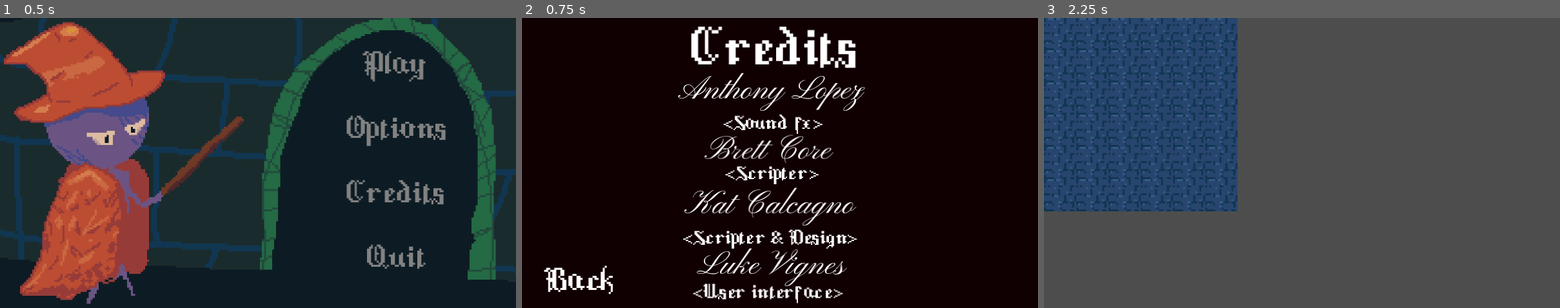
Above: before the commit, frames 1-3 (left to right).
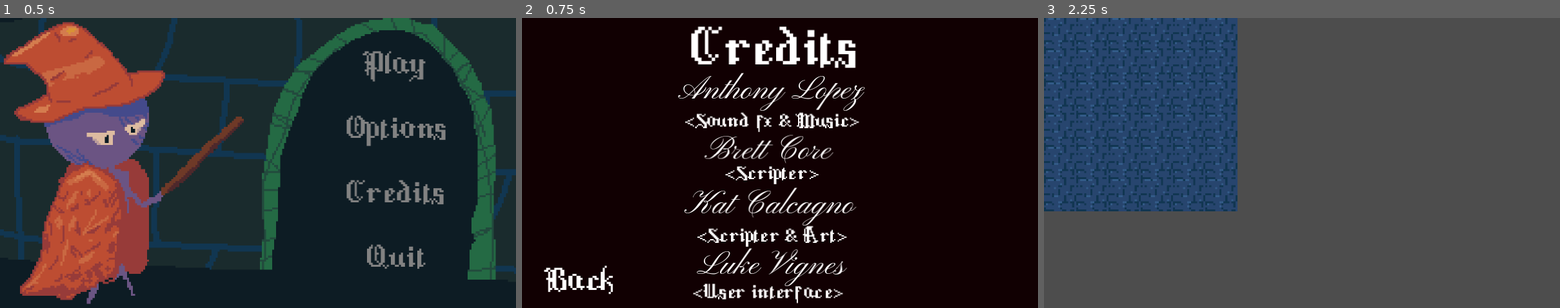
Above: after the commit, the same moments.

Repository: KatLuvsYa3/SELUGameJam26_Godot_Bros
Game: Godot game, scene res://test_scenes/titlecreennew.tscn
Same seed, same stepped clock (60 frames per second), same inputs: the game is played once before the commit and once after it.
Inputs:
- Up to frame 1 (0.5 s): no input
- Up to frame 2 (0.75 s): click "Credits" at 0.5 s
- Up to frame 3 (2.25 s): click "Back" at 1.25 s; click "Play" at 2 s

Frame 1 is identical in both runs. In frame 2, 1.8% of the frame differs, in the area x 31-66%, y 32-80%; in frame 3, nothing differs.
Error in both runs: Invalid call. Nonexistent function 'place_enemies' in base 'previously freed'. (res://main_scenes/Battle_Levels/Easy_Rolls/easy_level_test.gd:11)

Commit message:
dhasj

Diff:
--- a/scripts/audio_stream_player.gd
+++ b/scripts/audio_stream_player.gd
@@ -12,7 +12,7 @@
 	var audio_files = DirAccess.open(audio_files_path).get_files()
 	print(audio_files)
 	for file in audio_files:
-		if file.length() > 6 and (file.substr(file.length()-4, file.length()) == ".mp3" or file.substr(file.length()-4, file.length()) == ".wav"):
+		if file.length() > 6 and file.substr(file.length()-4, file.length()) == ".mp3":
 			if file.substr(0, 6) == "music_":
 				var sub = file.substr(6, file.length())
 				audio_library.add_sound(sub.substr(0, sub.length()-4), audio_files_path + file, true)
@@ -37,6 +37,7 @@
 		var audio = audio_library.grab(tag)
 		if audio.isMusic:
 			if $BGMusicPlayer.playing: $BGMusicPlayer.stop()
+			audio.stream.loop = true
 			$BGMusicPlayer.stream = audio.stream
 			$BGMusicPlayer.play()
 		else:
--- a/test_scenes/credits.tscn
+++ b/test_scenes/credits.tscn
@@ -60,13 +60,14 @@
 
 [node name="Label" type="Label" parent="Kat" unique_id=1457556754]
 layout_mode = 0
-offset_left = -2.0
-offset_top = 21.0
-offset_right = 85.0
-offset_bottom = 44.0
+offset_left = -1.0
+offset_top = 20.0
+offset_right = 86.0
+offset_bottom = 43.0
 theme_override_fonts/font = ExtResource("2_gpyyd")
 theme_override_font_sizes/font_size = 10
-text = "<Scripter & Design>"
+text = "<Scripter & Art>"
+horizontal_alignment = 1
 
 [node name="Brett" type="Label" parent="." unique_id=110331291]
 offset_left = 92.0
@@ -100,13 +101,13 @@
 
 [node name="Label2" type="Label" parent="Tony" unique_id=1930668459]
 layout_mode = 0
-offset_left = 21.0
-offset_top = 21.0
-offset_right = 71.0
-offset_bottom = 32.0
+offset_left = 2.0
+offset_top = 20.0
+offset_right = 89.0
+offset_bottom = 31.0
 theme_override_fonts/font = ExtResource("2_gpyyd")
 theme_override_font_sizes/font_size = 10
-text = "<Sound fx>"
+text = "<Sound fx & Music>"
 horizontal_alignment = 1
 
 [node name="Creditsbackbutton" type="Button" parent="." unique_id=462344885]
Not shown, added: audio_files/music_ambient.mp3.import
Not shown, removed: audio_files/music_ambient.wav.import
Not shown, added: audio_files/music_ambient.mp3
Not shown, removed: audio_files/music_ambient.wav
